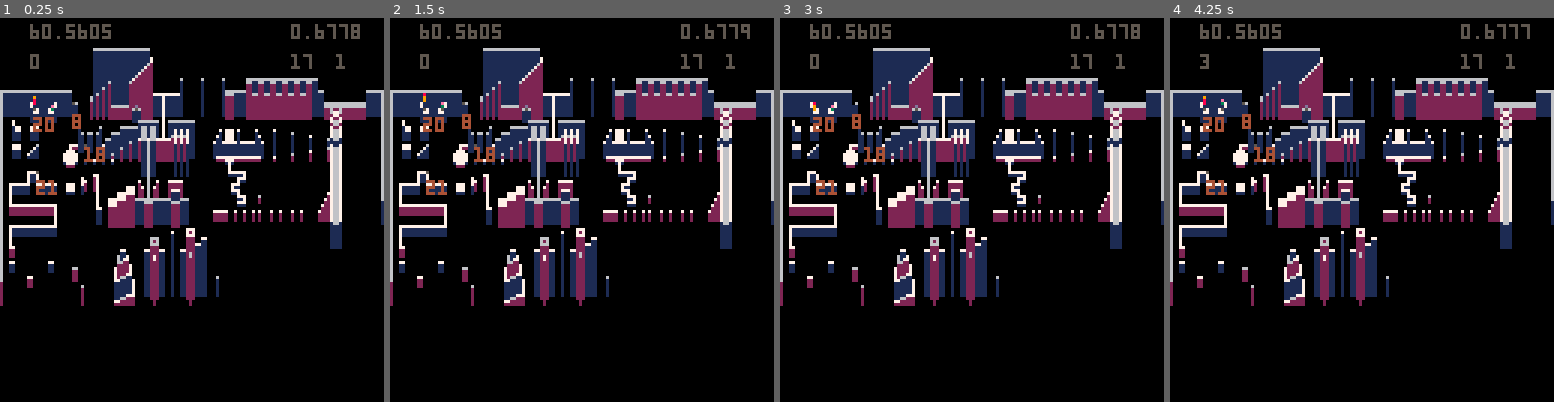
Above: before the commit, frames 1-4 (left to right).
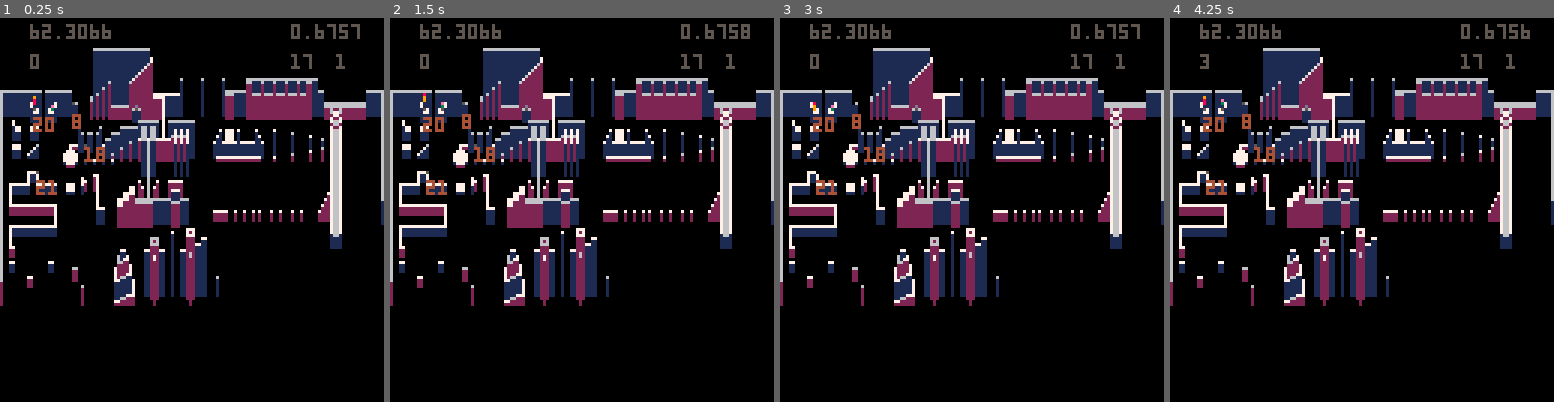
Above: after the commit, the same moments.

Repository: arnodick/tiny_parkour
Game: PICO-8 cartridge tinyp.p8
Two runs of this game, one before a commit and one after it. Both use one fixed random seed, a clock stepped at 60 frames per second and the inputs below.
Inputs:
- Up to frame 1 (0.25 s): no input
- Up to frame 2 (1.5 s): tap O (Z key) at 0.33, 0.7, 1.43 s; tap X (X key) at 1.07 s
- Up to frame 3 (3 s): tap X (X key) at 2.07, 2.4, 2.73 s; tap O (Z key) at 2.22 s
- Up to frame 4 (4.25 s): tap X (X key) every 0.33 s from 3.07 to 4.07 s; tap O (Z key) at 3.1, 3.98 s

The runs differ from the first frame. In frame 1, 1.5% of the frame differs, in the area x 10-93%, y 1-58%; in frame 2, 1.5%; in frame 3, 1.5%; in frame 4, 1.5%, in the area x 10-94%, y 1-58%.

Commit message:
great design ashley. good job

Diff:
--- a/tinyp.p8
+++ b/tinyp.p8
@@ -14,28 +14,31 @@
 
 function items_i()
 	makeitem_s(16,14,-7,1,8,9,12,14,6,2,3)--1 stairs top left
-	makeitem(23,25,-2,1,8,9,4,4,5,23)--2 crossroad
-	makeitem(37,15,-3,1,8,9,4,6,7,14)--3 pilings
-	makeitem(49,36,-9,1,8,9,4,7,14,6)--4 arches middle
+	makeitem(23,25,-2,1,8,9,4,25,23)--2 crossroad
+	makeitem(37,15,-3,1,8,9,4,6,19,14)--3 pilings
+	makeitem(49,36,-9,1,8,9,4,19,0)--4 arches middle
 	makeitem(71,35,-4,1,10,11,4)--5 arches secret!
-	makeitem(49,14,-13,1,8,9,4)--6 on top of the wall
+	makeitem(49,14,-13,1,10,11,0,17)--6 on top of the wall
 	makeitem(61,15,-10,1,8,9,4,19,0,0)--7 leap of faith
-	makeitem(24,0,-5,1,0,0,4,9,7)--8 top curve jump
+	makeitem(24,0,-5,1,0,0,4,9,19,24)--8 top curve jump
 	makeitem(60,0,-13,1,8,9,4,10,16)--9 top long jump
-	makeitem(76,11,-5,1,8,9,4,11,17,19)--10 back to mid jump
+	makeitem(76,11,-5,1,8,9,4,17)--10 back to mid jump
 	makeitem(111,15,-5,1,8,9,4,12)--11 far right hazards
 	makeitem(10,0,-9,1,8,9,4)--12 weird top left secret
 	makeitem(44,2,-5,1,8,9,4,7)--13 top detour
 	makeitem(71,35,-4,1,10,8,9)--14 false leap of faith
 	makeitem(68,11,-10,1,10,11,12,10)--15 secret reveal!
-	makeitem(84,1,-13,1,8,9,4,0)--16 top hook jumps
-	makeitem(79,14,-10,1,10,11,12,12)--17 secret climb
+	makeitem(93,1,-13,1,8,9,4,0,11)--16 top hook jumps
+	makeitem(79,14,-10,1,10,11,12,12,11)--17 secret climb
 	makeitem(28,11,-2,1,0,0,20,15)--18 invisible checkpoint
-	makeitem(76,15,-1,1,8,9,3,11)--19 post lof
+	makeitem(76,15,-1,1,10,8,9,11)--19 post lof
 	makeitem(11,1,-3,1,8,9,3,22,0,0)--20 start easy
-	makeitem(12,22,-3,1,0,0,1,0,0,0)--21 s route
+	makeitem(12,22,-3,1,0,0,1,0,0,0)--21 s route secret
 	makeitem(5,7,-3,1,8,9,3,1,0,0)--22 2nd easy
 	makeitem(12,22,-3,1,8,9,4,0,0,0)--23 s route
+	makeitem(14,0,-10,1,10,11,24)--24 secret get!
+	makeitem(27,25,-3,1,8,9,4,4,5)--25 crossroad
+
 	--makeitem(12,28,-4,1,8,9,4)--bot route1
 
 
@@ -88,7 +91,7 @@
 	return p
 end
 
-function makebutton(x,y,z,px,py,pz,pzs,c1,c2)
+function makebutton(x,y,z,px,py,pz,pzs,c1,c2,spd)
 	local b={}
 	b.x=x
 	b.y=y
@@ -101,6 +104,7 @@
 	b.c2=c2
 	b.pressed=false
 	b.h=0
+	b.spd=spd
 	add(buttons,b)
 	--return b
 end
@@ -114,7 +118,7 @@
 	end
 	if b.pressed==true then
 		if b.h<b.pz then
-			if timer%30==0 then
+			if timer%b.spd==0 then
 				b.h+=1
 				mset(b.px,b.py,b.pzs+b.h)
 				--del(buttons,b)
@@ -199,7 +203,7 @@
  pset(i.x,i.y+i.z,i.c1)
  pset(i.x,i.y-1+i.z,i.c1)
  pset(i.x,i.y-2+i.z,i.c2)
- print(i.n+1,i.x,i.y,4)
+	print(i.n+1,i.x,i.y,4)
 end
 
 function _init()
@@ -218,7 +222,8 @@
 	add(items,item_list[18])
 	add(items,item_list[20])
 	add(items,item_list[21])
-	makebutton(45,2,-mget(45,2),49,2,mget(49,0),mget(49,2),13,5)
+	makebutton(45,2,-mget(45,2),49,2,mget(49,0),mget(49,2),13,5,15)
+	makebutton(45,2,-mget(45,2),49,1,4,mget(49,1),13,5,15)
 end
 
 function _draw()
@@ -393,31 +398,31 @@
 00000000000000000000000000000000000000000000000000000000000000000000000000000000000000000000000000000000000000000000000000000000
 00000000000000000000000000000000000000000000000000000000000000000000000000000000000000000000000000000000000000000000000000000000
 80000030000000000000000000000000000000000000000000000000000000005000000000000000000000000000000000800000000000000000000000000000
-00000000000000000000000000000000000000000000000000000000000000000000000000000000000000000000000000000000000000000000000000000080
+00000000000000000000000000000000000000000000000000000000000000000000000000000000000000000000504040500000000000000000000000000080
 80000030303030303030303030303030303030000000000000000000000000005000000000000000000000000000000000800000000000000000000000000000
-00000000000000000000000000000000000000000000000000000000000000000000000000000000000000000000006060000000000000000000000000000080
+00000000000000000000000000000000000000000000000000000000000000000000000000000000000000000000504040500000000000000000000000000080
 80000000000000000000000000000000000030000000000000000000000000005000000000000000000000000000000000800000000000000000000000000000
-00000000000000000000000000000000000000000000000000000000000000000000000000000000000000000000007070000000000000000000000000000080
-800000000000000000000000000000000000300000000000000000000000000050000000707070909090b0b0b000d0b0008000b0d0000000d0d0d0d0d0000000
-00000000000000303030303000003000003000003000300000003000003000000030000030000000000030507090908080900000000000000000000000000080
-800000000000000000000000000000000000300000000000000000000000000050500000707070909090b0b0b0808080808080808080808080b0b0b080808000
-00000000000000000000000000000000000000000000000000000000000000000000000000000000000000000000908080900000000000000000000000000080
-800000000000000000000000000000000000300000000000000000000000000000000000707070909090b0b0b000000080808000000000000080808000000000
-00000000000000000000000000000000000000000000000000000000000000000000000000000000000000000000908080900000000000000000000000000000
+00000000000000000000000000000000000000000000000000000000000000000000000000000000000000000000504040500000000000000000000000000080
+80000000000000000000000000000000000030000000000000000000000000005000000000000070709090b0b000d0b0008000b0d0000000d0d0d0d0d0000000
+00000000000000303030303000003000003000003000300000003000003000000030000030000000000030507090504040500000000000000000000000000080
+80000000000000000000000000000000000030000000000000000000000000005050500000000070709090b0b0808080808080808080808080b0b0b080808000
+00000000000000000000000000000000000000000000000000000000000000000000000000000000000000000000504040500000000000000000000000000080
+80000000000000000000000000000000000030000000000000000000000000000000000000000070709090b0b080808080808000000000000080808000000000
+00000000000000000000000000000000000000000000000000000000000000000000000000000000000000000000504040500000000000000000000000000000
 80000000000000000000000000000000000030000000000000000000000000000000000000000000000000000000000000000000000000000000000000000000
-00000000000000000000000000000000000000000000000000000000000000000000000000000000000000000000908080900000000000000000000000000000
+00000000000000000000000000000000000000000000000000000000000000000000000000000000000000000000504040500000000000000000000000000000
 80000000000000000000000000000000000030000000000000000000000000000000000000000000000000000000000000000000000000000000000000000000
-00000000000000000000000000000000000000000000000000000000000000000000000000000000000000000000908080900000000000000000000000000000
+00000000000000000000000000000000000000000000000000000000000000000000000000000000000000000000504040500000000000000000000000000000
 80000030303030303030303030303030303030000000000000000000000000000000000000000000000000000000000000000000000000000000000000000000
-00000000000000000000000000000000000000000000000000000000000000000000000000000000000000000000908080900000000000000000000000000000
+00000000000000000000000000000000000000000000000000000000000000000000000000000000000000000000504040500000000000000000000000000000
 80000030000000000000000000000000000000000000000000000000000000000000000000000000000000000000000000000000000000000000000000000000
-00000000000000000000000000000000000000000000000000000000000000000000000000000000000000000000908080900000000000000000000000000000
+00000000000000000000000000000000000000000000000000000000000000000000000000000000000000000000504040500000000000000000000000000000
 80000030000000000000000000000000000000000000000000000000000000000000000000000000000000000000000000000000000000000000000000000000
-00000000000000000000000000000000000000000000000000000000000000000000000000000000000000000000908080900000000000000000000000000000
+00000000000000000000000000000000000000000000000000000000000000000000000000000000000000000000504040500000000000000000000000000000
 80000030000000000000000000000000000000000000000000000000000000000000000000000000000000000000000000000000000000000000000000000000
-00000000000000000000000000000000000000000000000000000000000000000000000000000000000000000000908080900000000000000000000000000000
+00000000000000000000000000000000000000000000000000000000000000000000000000000000000000000000504040500000000000000000000000000000
 80000030000000000000000000000000000000000000000000000000000000000000000000000000000000000000000000000000000000000000000000000000
-00000000000000000000000000000000000000000000000000000000000000000000000000000000000000000000908080900000000000000000000000000000
+00000000000000000000000000000000000000000000000000000000000000000000000000000000000000000000504040500000000000000000000000000000
 80000030000000000000000000000000000000000000000000000000000000000000000000000000000000000000000000000000000000000000000000000000
 00000000000000000000000000000000000000000000000000000000000000000000000000000000000000000000000000000000000000000000000000000000
 80000030000000000000000000000000000000000000000000000000000000000000000000000000000000000000000000000000000000000000000000000000
@@ -460,8 +465,8 @@
 0000010200000000000000000000000000000002000000000000000000000000000000000000000000000000000000000000000000000000000000000000000000000000000000000000000000000000000000000000000000000000000000000000000000000000000000000000000000000000000000000000000000000000
 0000000000000000000000000000000000000000000000000000000000000000000000000000000000000000000000000000000000000000000000000000000000000000000000000000000000000000000000000000000000000000000000000000000000000000000000000000000000000000000000000000000000000000
 __map__
-0808080808080808080808080808080808080808080808080404000000000616161616161616161616161616161616161616130707070707070707070c0000000000000c0000000000000c080808080808080c0c0c0c0c0c0c0c0c0c0c0c0c0c0c0c0c0c0c0c0c0c0c0c08080404040404040404040404040404080808080808
-080000000000000000000503030000000303050000000000000000000000060008000a000c0404040404040c0d0e0f10111213000000070000000000000000000000000000000000000000080808000000000c0c08080c0c08080c0c08080c0c08080c0c08080c0c000000000404040404040404040404040404000000000008
+0808080808080808080808080808000808080808080808080404000000000616161616161616161616161616161616161616130707070707070707070c0000000000000c0000000000000c080808080808080c0c0c0c0c0c0c0c0c0c0c0c0c0c0c0c0c0c0c0c0c0c0c0c08080404040404040404040404040404080808080808
+080000000000000000000503030000000303050000000000000000000000060008000a000c0404040404040c0d0e0f10111213070707070000000000000000000000000000000000000000080808000000000c0c0808080c0808080c0808080c0808080c08080c0c000000000404040404040404040404040404000000000008
 0800000000000000000005030300000003030500000000000000000000000000000000000000000000000000040404000000000000000700000000000000000000000000000000000000000000000000000000000000000000000000000000000000000000000000000000000000040303040000000000000000000000000008
 0800000000000000000000000000000000000000000000000000000000000000000000000000000000000000000000000000000000000700000000000000000000000000000000000000000000000000000000000000000000000000000000000000000000000000000000000000040303040000000000000000000000000008
 0800000000000000000000000000000000000000000000000000000000000000000000000000000000000000000000000000000000000700000000000000000000000000000000000000000000000000000000000000000000000000000000000000000000000000000000000000030202030000000000000000000000000008
@@ -472,153 +477,153 @@
 0800000000000000000000000000000000000000000000000000000000000000000000000000000000000000000000000000000000000700000000000000000000000000000000000000000000000000000000000000000000000000000000000000000000000000000000000000050404050000000000000000000000000008
 0800000000000000000000000000000000000000000000000000000000000000000000000000000000000000000000000000000000000700000000000000000000000000000000000000000505050000000000000000000000000000000000000000000000000000000000000000050404050000000000000000000000000008
 0800000000000000000000000000000000000000000000010101010101010100010101020304050506070707070708090909090909000700090909090909090909000000000000020303020505050000000000000000000000000000000000000000000000000000000000000000050404050000000000000000000000000008
-0800000000000000000000000000000000000000000000010000080600060600060800000000000000000000000000000000000000000700000000000000000000000000000000000000000505050000000000000000000000000000000000000000000000000000000000000000060404060000000000000000000000000008
-0800000003030300000000000000000000000000000001010100000000000000000000000000000000000000000000000000000000000700000000000000000000000000000000000000000505050000000000000000000000000000000000000000000000000000000000000000070505070000000000000000000000000008
-080000000303030000010203040000000000000000010101010100000000000000000006060808080a0a0a0a0a0a0c0c0c0c0c0c0c0007000c0c0c0c0c0c0c0c0c000000000000050709050505050509050505050509070500000009000000000008000000000007000000000006070606070000000000000000000000000008
-0800000000000000000000000000000000000000000101010101000000000000000000000002000004000006000007070707070707070707070808080808080000000000000000000101010101010101010101010101010000000001000000000002000000000003000000000004050404050000000000000000000000000008
-08000000000000000000000000000000000000000001010101010000010000010000010000010000000000000000000c0c070c0c0000000000000b000b000b0000000000000000000000000101010000000000000000000000000000000000000000000000000000000000000000050404050000000000000000000000000008
-08000000000000000000000000000000000000000000010101000000000000000000000000000000000000000000000c0c080c0c0000000000000b000b000b0000000000000000000000000001000000000000000000000000000000000000000000000000000000000000000000050404050000000000000000000000000008
-08000000000000000000000000000000000000000000000000000000000000000000000000000000000000000000000c0c080c0c0000000000000b000b000b0000000000000000000000000001000000000000000000000000000000000000000000000000000000000000000000050404050000000000000000000000000008
-08000000000000000000000000000000000000000000000000000000000000000000000000000000000000000000000c0c080c0c0000000000000b000b000b0000000000000000000000000001000000000000000000000000000000000000000000000000000000000000000000050404050000000000000000000000000008
-08000000000000000000000000000000000000000000000000000000000000000000000000000000000000000000000c0c080c0c0000000000000b000b000b0000000000000000000000000001010101010100000000000000000000000000000000000000000000000000000000050404050000000000000000000000000008
-0800000000000000000000000000000000000000000000000000000000000000000000000000000000000000000000000008000000000000000000000000000000000000000000000000000000000000000100000000000000000000000000000000000000000000000000000000050404050000000000000000000000000008
-0800000000000000000303030300000000000000000000000000000000000000000000000000000000000000000000000008000000000000000000000000000000000000000000000000000000000001010100000000000000000000000000000000000000000000000000000000050404050000000000000000000000000008
-0800000000000000000300000300000000000000000000000000000000000000000000000000000000000000000000000008000000000000000000000000000000000000000000000000000000000001000000000000000000000000000000000000000000000000000000000000050404050000000000000000000000000008
-0800000000000000000300000300000000000000000001010100000300000000000000000000000000000000000000000008000000000000000000000000000000000000000000000000000000010101000000000000000000000000000000000000000000000000000000000000050404050000000000000000000000000008
-0800000000000000000300000300000000000000000001010100000303000005050000000000000000000000000000000008000000000000000000000000000000000000000000000000000000010000000000000000000000000000000000000000000000000000000000000000050404050000000000000000000000000008
-0800000303030303030300000303030303030300000001010100000300000000050000000000000000000000000000000008000000000000000000000000000000000000000000000000000000010101000000000000000000000000000000000000000000000000000000000000050404050000000000000000000000000008
-0800000300000000000000000000000000000000000000000000000000000000050000000000000000000000000000000008000000000000000000000000000000000000000000000000000000000001000000000000000000000000000000000000000000000000000000000000050404050000000000000000000000000008
-0800000300000000000000000000000000000000000000000000000000000000050000000000000000000000000000000008000000000000000000000000000000000000000000000000000000000001010100000000000000000000000000000000000000000000000000000000050404050000000000000000000000000008
-0800000300000000000000000000000000000000000000000000000000000000050000000000000000000000000000000008000000000000000000000000000000000000000000000000000000000000000100000000020000000000000000000000000000000000000000000000050404050000000000000000000000000008
-0800000300000000000000000000000000000000000000000000000000000000050000000000000000000000000000000008000000000000000000000000000000000000000000000000000000000001010100000000000000000000000000000000000000000000000000000000050404050000000000000000000000000008
+0800000000000000000000000000000000000000000000010000080600060600060800000000000000000000000000000000000000000700000000000000000000000000000000030400000505050000000000000000000000000000000000000000000000000000000000000000050404050000000000000000000000000008
+0800000003030300000000000000000000000000000001010100000000000000000000000000000000000000000000000000000000000700000000000000000000000000000000040500000505050000000000000000000000000000000000000000000000000000000000000000050404050000000000000000000000000008
+080000000303030000010203040000000000000000010101010100000000000000000006060808080a0a0a0a0a0a0c0c0c0c0c0c0c0007000c0c0c0c0c0c0c0c0c000000000000050709050505050509050505050509070500000009000000000008000000000007000000060000050404050000000000000000000000000008
+0800000000000000000000000000000000000000000101010101000000000000000000000002000004000006000007070707070707070707070808080808080000000000000000000101010101010101010101010101010000000001000000000002000000000003000000040000050404050000000000000000000000000008
+08000000000000000000000000000000000000000001010101010000010000010000010000010000000000000000000c0c070c0c0000000000000b000b000b0000000000000000000000000000000000000000000000000000000000000000000000000000000000000000000000050404050000000000000000000000000008
+08000000000000000000000000000000000000000000010101000000000000000000000000000000000000000000000c0c080c0c0000000000000b000b000b0000000000000000000000000000000000000000000000000000000000000000000000000000000000000000000000050404050000000000000000000000000008
+08000000000000000000000000000000000000000000000000000000000000000000000000000000000000000000000c0c080c0c0000000000000b000b000b0000000000000000000000000000000000000000000000000000000000000000000000000000000000000000000000050404050000000000000000000000000008
+08000000000000000000000000000000000000000000000000000000000000000000000000000000000000000000000c0c080c0c0000000000000b000b000b0000000000000000000000000000000000000000000000000000000000000000000000000000000000000000000000050404050000000000000000000000000008
+08000000000000000000000000000000000000000000000000000000000000000000000000000000000000000000000c0c080c0c0000000000000b000b000b0000000000000000000000000000000000000000000000000000000000000000000000000000000000000000000000050404050000000000000000000000000008
+0800000000000000000000000000000000000000000000000000000000000000000000000000000000000000000000000008000000000000000000000000000000000000000000000000000000000000000000000000000000000000000000000000000000000000000000000000050404050000000000000000000000000008
+0800000000000000000303030300000000000000000000000000000000000000000000000000000000000000000000000008000000000000000000000000000000000000000000000000000000000000000000000000000000000000000000000000000000000000000000000000050404050000000000000000000000000008
+0800000000000000000300000300000000000000000000000000000000000000000000000000000000000000000000000008000000000000000000000000000000000000000000000000000000000000000000000000000000000000000000000000000000000000000000000000050404050000000000000000000000000008
+0800000000000000000300000300000000000000000001010100000300000000000000000000000000000000000000000008000000000000000000000000000000000000000000000000000000000000000000000000000000000000000000000000000000000000000000000000050404050000000000000000000000000008
+0800000000000000000300000300000000000000000001010100000303000005050000000000000000000000000000000008000000000000000000000000000000000000000000000000000000000000000000000000000000000000000000000000000000000000000000000000050404050000000000000000000000000008
+0800000303030303030300000303030303030300000001010100000300000000050000000000000000000000000000000008000000000000000000000000000000000000000000000000000000000000000000000000000000000000000000000000000000000000000000000000050404050000000000000000000000000008
 0800000300000000000000000000000000000000000000000000000000000000050000000000000000000000000000000008000000000000000000000000000000000000000000000000000000000000000000000000000000000000000000000000000000000000000000000000050404050000000000000000000000000008
-…(130 lines of a section not shown)…
+0800000300000000000000000000000000000000000000000000000000000000050000000000000000000000000000000008000000000000000000000000000000000000000000000000000000000000000000000000000000000000000000000000000000000000000000000000050404050000000000000000000000000008
+0800000300000000000000000000000000000000000000000000000000000000050000000000000000000000000000000008000000000000000000000000000000000000000000000000000000000000000000000000000000000000000000000000000000000000000000000000050404050000000000000000000000000008
+0800000300000000000000000000000000000000000000000000000000000000050000000000000000000000000000000008000000000000000000000000000000000000000000000000000000000000000000000000000000000000000000000000000000000000000000000000050404050000000000000000000000000008
+0800000300000000000000000000000000000000000000000000000000000000050000000000000000000000000000000008000000000000000000000000000000000000000000000000000000000000000000000000000000000000000000000000000000000000000000000000050404050000000000000000000000000008
+…(130 lines of a section not shown)…
